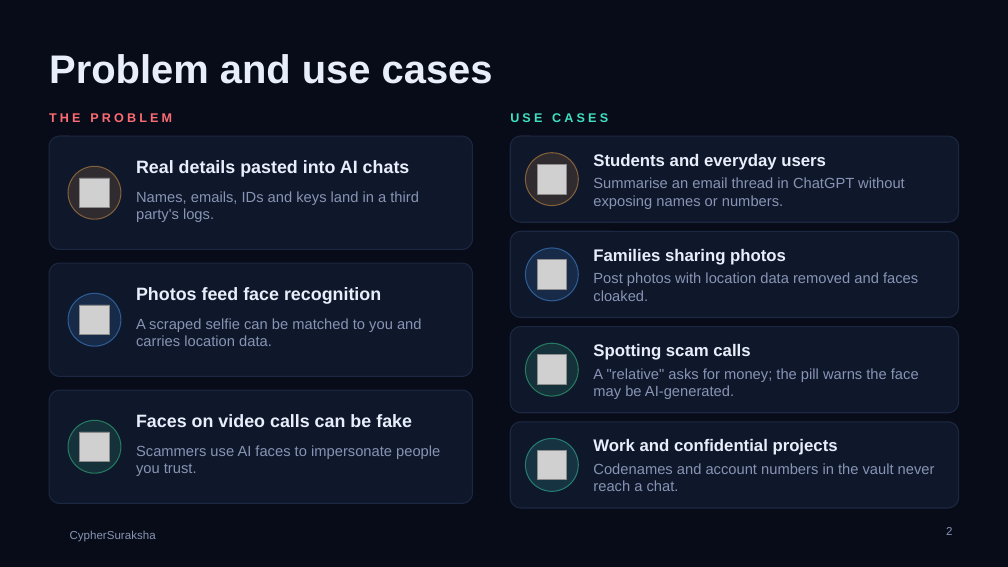
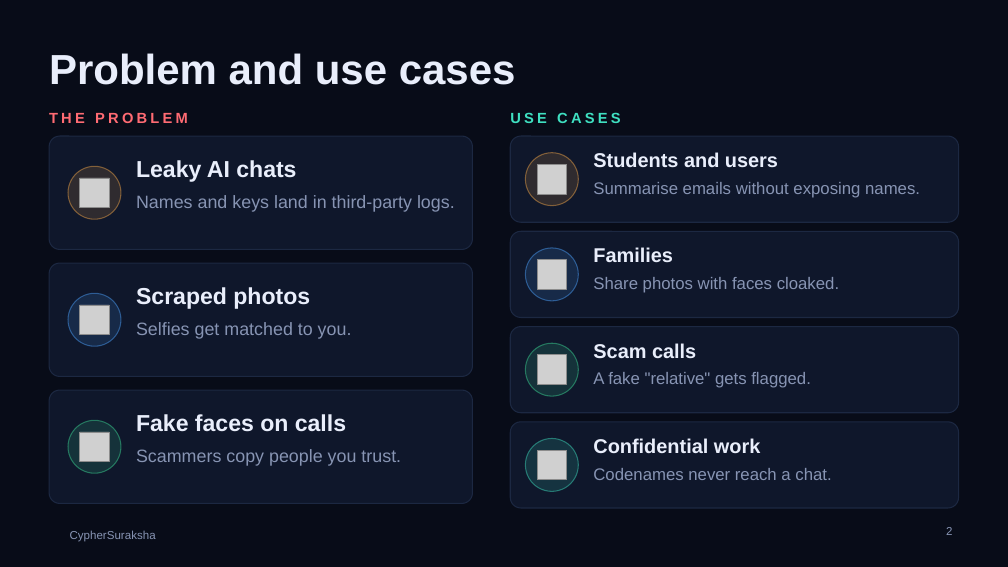
Before and after one commit to nishadiyer/CypherSuraksha, a slide deck: slide 2 of docs/pitch/CypherSuraksha-pitch.pptx. Drawn at 1008x567 pixels with LibreOffice and Linux fonts; fonts in the diff are those of the drawing; grey boxes stand for pictures; background and template pictures are left out. Boxes give left, top, right and bottom in pixels: in the first picture for what was removed or moved away, otherwise in the second. Text is boxed around its words. In the diff, an @@ line names an element or a change of style, - is before the commit and + after.

```diff
--- a/docs/pitch/CypherSuraksha-pitch.pptx
+++ b/docs/pitch/CypherSuraksha-pitch.pptx
@@ title "Problem and use cases" at <box>49,53,516,85</box>: size 38 to 40 pt @@
@@ text "THE PROBLEM" at <box>49,112,188,123</box>: size 12 to 14 pt @@
@@ text "USE CASES" at <box>510,112,620,123</box>: size 12 to 14 pt @@
@@ text at <box>136,160,296,182</box>: text changed; size 17 to 22 pt @@
-Real details pasted into AI chats
+Leaky AI chats
@@ text at <box>593,152,778,168</box>: text changed; size 16 to 19 pt @@
-Students and everyday users
+Students and users
@@ text at <box>136,195,455,212</box>: text changed; size 14 to 17 pt @@
-Names, emails, IDs and keys land in a third party's logs.
+Names and keys land in third-party logs.
@@ text at <box>593,182,920,198</box>: text changed; size 14 to 16 pt @@
-Summarise an email thread in ChatGPT without exposing names or numbers.
+Summarise emails without exposing names.
@@ text at <box>593,247,673,262</box>: text changed; size 16 to 19 pt @@
-Families sharing photos
+Families
@@ text at <box>136,287,310,309</box>: text changed; size 17 to 22 pt @@
-Photos feed face recognition
+Scraped photos
@@ text at <box>593,277,839,293</box>: text changed; size 14 to 16 pt @@
-Post photos with location data removed and faces cloaked.
+Share photos with faces cloaked.
@@ text at <box>136,322,352,339</box>: text changed; size 14 to 17 pt @@
-A scraped selfie can be matched to you and carries location data.
+Selfies get matched to you.
@@ text at <box>593,343,696,358</box>: text changed; size 16 to 19 pt @@
-Spotting scam calls
+Scam calls
@@ text at <box>593,372,811,388</box>: text changed; size 14 to 16 pt @@
-A "relative" asks for money; the pill warns the face may be AI-generated.
+A fake "relative" gets flagged.
@@ text at <box>136,414,346,432</box>: text changed; size 17 to 22 pt @@
-Faces on video calls can be fake
+Fake faces on calls
@@ text at <box>136,449,401,466</box>: text changed; size 14 to 17 pt @@
-Scammers use AI faces to impersonate people you trust.
+Scammers copy people you trust.
@@ text at <box>593,438,760,453</box>: text changed; size 16 to 19 pt @@
-Work and confidential projects
+Confidential work
@@ text at <box>593,468,831,480</box>: text changed; size 14 to 16 pt @@
-Codenames and account numbers in the vault never reach a chat.
+Codenames never reach a chat.
```
Also in this commit, not shown: 7 other slides changed, 1 other file.
